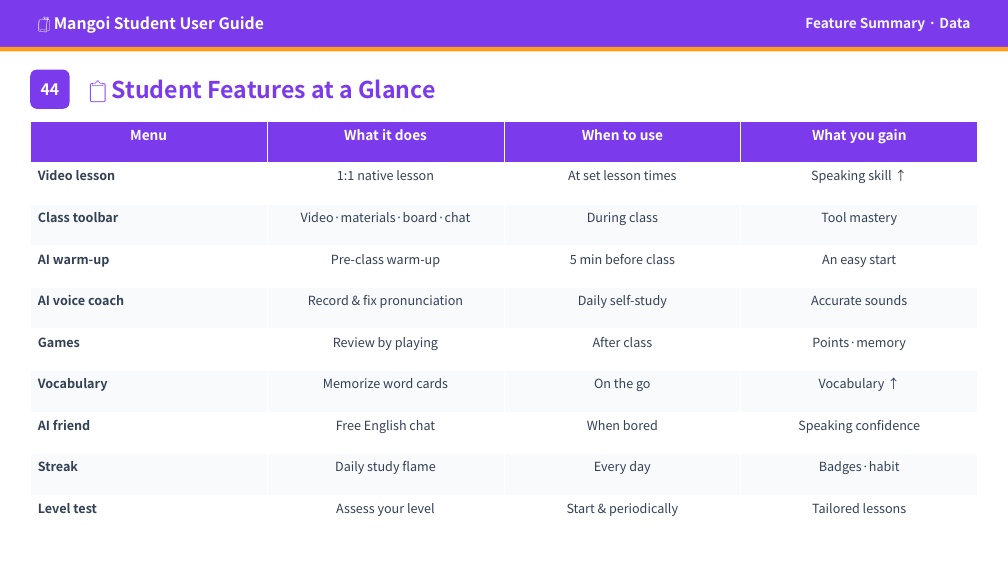
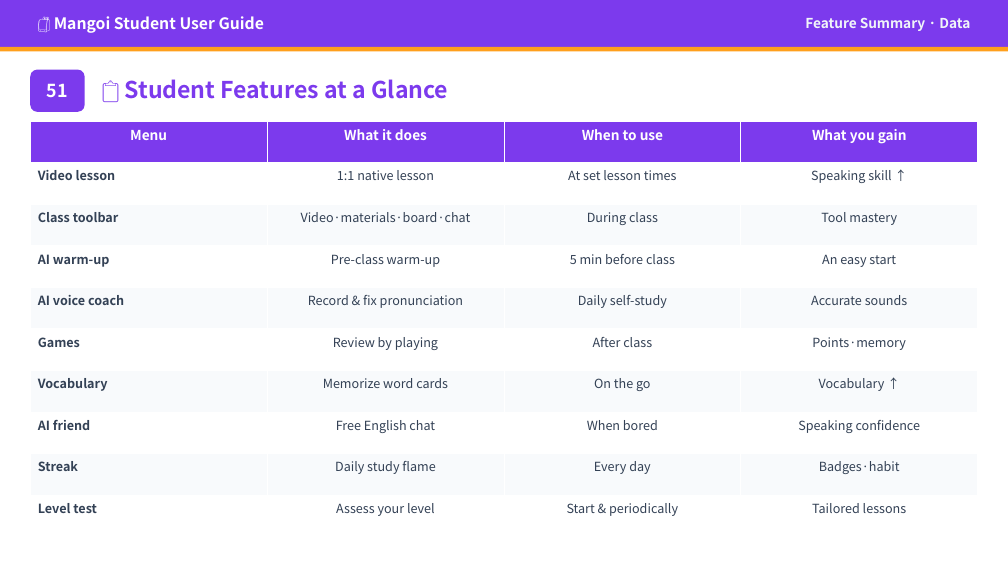
Before and after one commit to navy111p-sudo/mangoiweb, a slide deck: slide 55 of cloudflare-deploy/public/library/student/student-en.pptx (slide 47 before the commit). Drawn at 1008x567 pixels with LibreOffice and Linux fonts; fonts in the diff are those of the drawing. Boxes give left, top, right and bottom in pixels: in the first picture for what was removed or moved away, otherwise in the second. Text is boxed around its words. In the diff, an @@ line names an element or a change of style, - is before the commit and + after.

```diff
--- a/cloudflare-deploy/public/library/student/student-en.pptx
+++ b/cloudflare-deploy/public/library/student/student-en.pptx
@@ rounded rectangle: place and size @@
-rounded rectangle at [30,70,70,109]
+rounded rectangle at [30,70,85,112]
@@ text at [47,83,68,97]: text changed; size 15 to 17 pt @@
-44
+51
@@ text "📋 Student Features at a ...": place and size @@
-text "📋 Student Features at a ..." at [112,79,435,99]
+text "📋 Student Features at a ..." at [125,79,448,99]
```
Also in this commit, not shown: 5 other slides changed, 8 slides added, 33 other files.
